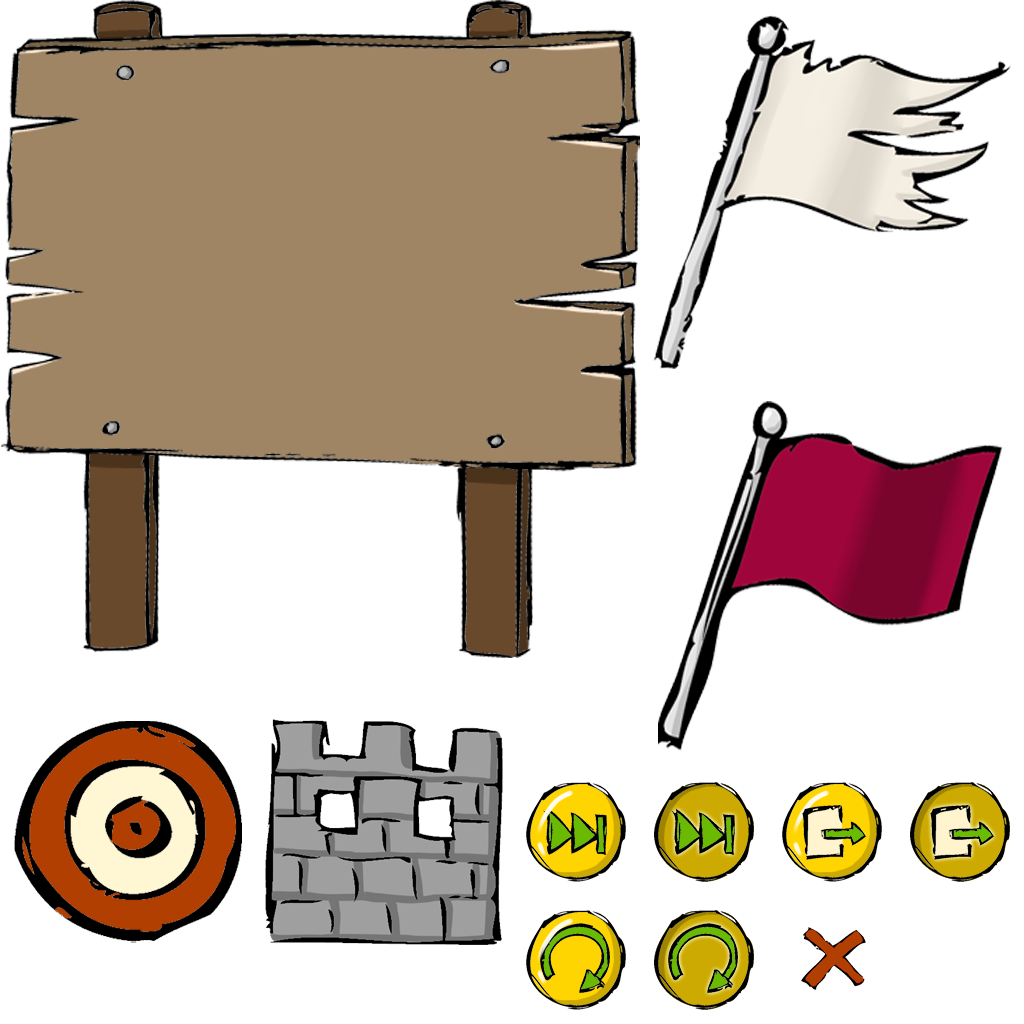
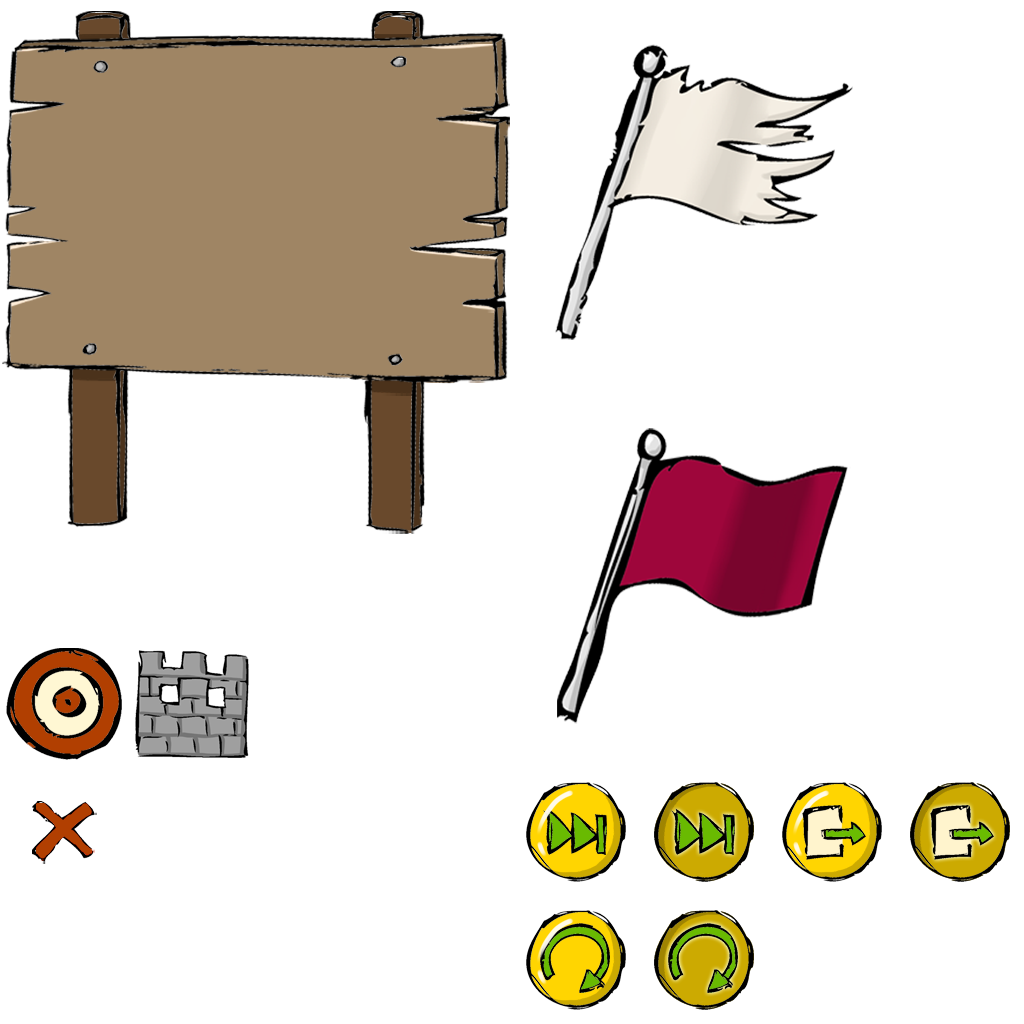
Two versions of the same layered image (1024 x 1024). Layer-by-layer changes:
painted on "Layer 4" over (555, 15, 1011, 369)
painted on "Layer 3" over (557, 401, 1006, 751)
painted on "靶 线" over (6, 648, 242, 943)
painted on "红" over (9, 650, 239, 935)
painted on "白" over (34, 670, 202, 897)
painted on "X" (2nd of 2, in "X") over (36, 803, 864, 987)
painted on "X 线" over (32, 801, 866, 990)
painted on "Layer 5" over (135, 650, 503, 945)
painted on "Layer 2" over (1, 0, 640, 658)
painted on "钉子2" over (88, 59, 508, 445)
painted on "钉子" over (86, 59, 508, 445)
painted on "棍边" over (80, 3, 532, 654)
painted on "棍2" over (72, 29, 519, 485)
painted on "棍" over (72, 7, 630, 657)
painted on "板边" over (21, 31, 640, 464)
painted on "白光" over (9, 41, 625, 380)
painted on "板" over (8, 33, 633, 468)
